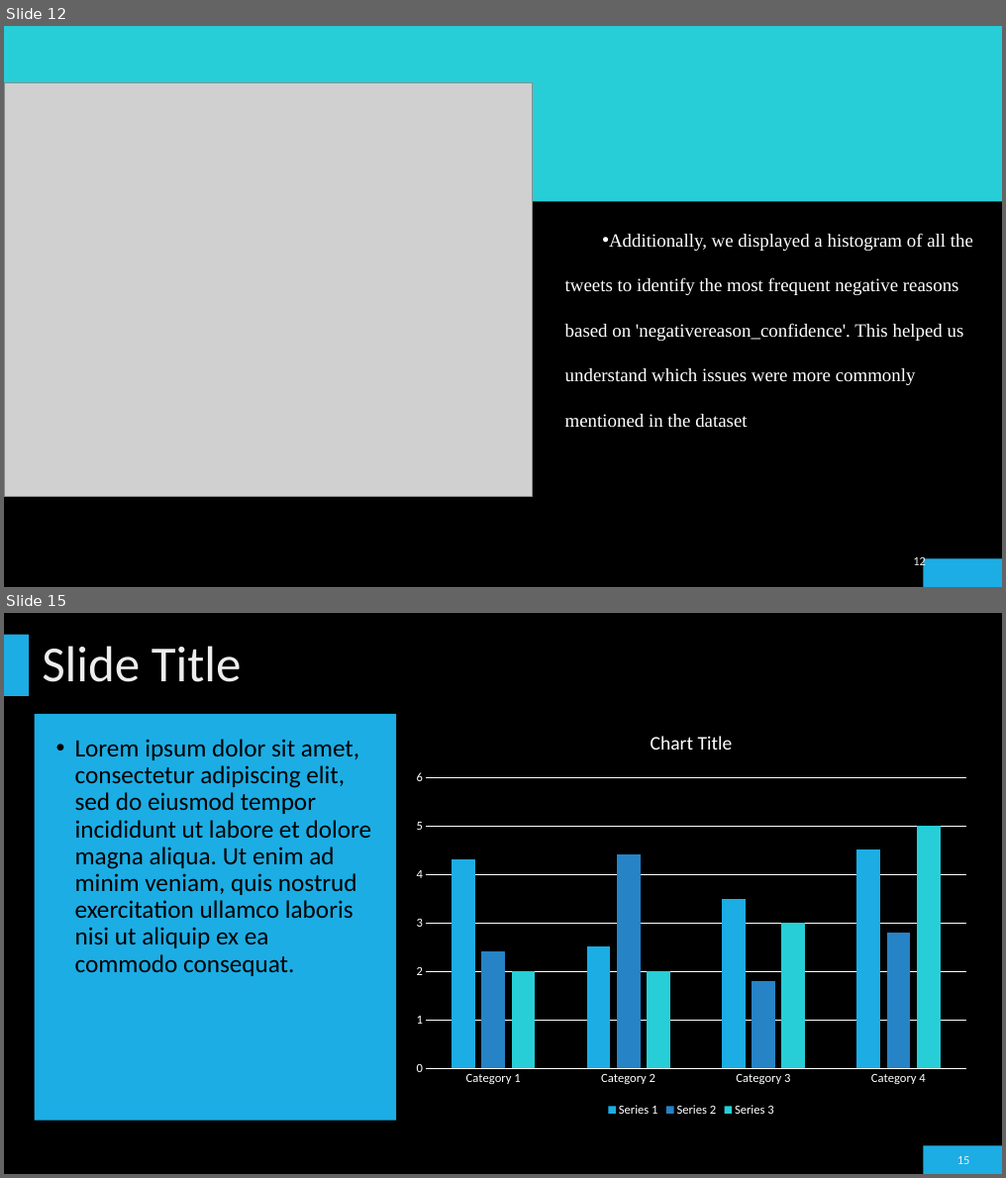
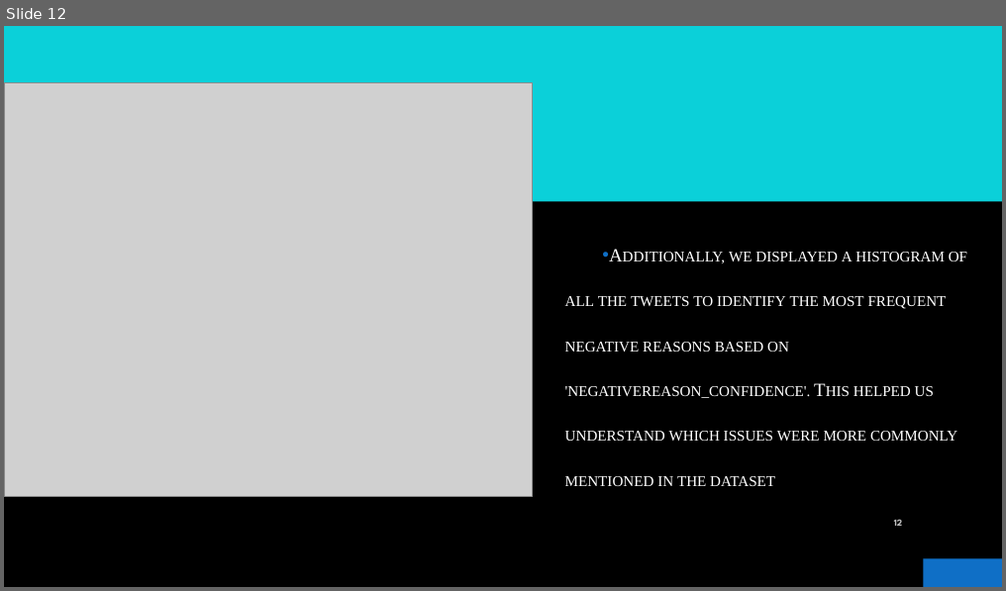
Before and after one commit to ElDon2308/Airline-Sentiment-Analysis, a slide deck: Airline Sentiment Analysis Presentation.pptx. Shown one above the other, each under a label of ours: slides 12 and 15 before the commit, slide 12 after it; the slides between them are not shown. The pictures are 1006x1178 and 1006x591 pixels, drawn with LibreOffice and Linux fonts; fonts in the diff are those of the drawing; grey boxes stand for pictures; background and template pictures are left out. Boxes give left, top, right and bottom in pixels: in the first picture for what was removed or moved away, otherwise in the second. Text is boxed around its words. In the diff, an @@ line names an element or a change of style, - is before the commit and + after.

```diff
--- a/Airline Sentiment Analysis Presentation.pptx
+++ b/Airline Sentiment Analysis Presentation.pptx
@@ slide 15 removed at <box>4,613,1002,1174</box>, background picture (left out); not listed: 2 template elements that a slide beside it also shows @@
@@ title removed at <box>42,646,242,682</box> @@
-Slide Title
@@ rectangle removed at <box>35,714,396,1121</box> @@
@@ column chart removed at <box>405,714,978,1121</box> @@
-categories: Category 1, Category 2, Category 3, Category 4
-Series 1: 4.3, 2.5, 3.5, 4.5
-Series 2: 2.4, 4.4, 1.8, 2.8
-Series 3: 2, 2, 3, 5
@@ text removed at <box>75,739,372,976</box> @@
-• Lorem ipsum dolor sit amet, consectetur adipiscing elit, sed do eiusmod tempor incididunt ut labore et dolore magna aliqua. Ut enim ad minim veniam, quis nostrud exercitation ullamco laboris nisi ut aliquip ex ea commodo consequat.
@@ page number removed at <box>957,1157,970,1164</box> @@
-15
@@ slide 12 changed as well @@
@@ rectangle at <box>4,47,29,109</box>: fill #1CADE4 to #0F6FC6 @@
@@ rectangle at <box>4,26,1002,202</box>: fill #27CED7 to #0BD0D9 @@
@@ text "Additionally, we displayed a histogram ..." at <box>565,252,967,486</box>: small capitals on; vertical alignment top to middle @@
@@ page number: place and size @@
-page number at <box>913,558,926,570</box>
+page number at <box>894,519,902,526</box>
@@ page number at <box>894,519,902,526</box>: size 12 to 9 pt, font Calibri to League Spartan, text colour gradient #9E9E9E to #EDEDED to #FFFFFF to #BFBFBF, bold on @@
@@ rectangle at <box>924,559,1002,587</box>: fill #1CADE4 to #0F6FC6 @@
```
Also in this commit, not shown: 13 other slides changed, 5 slides added.
